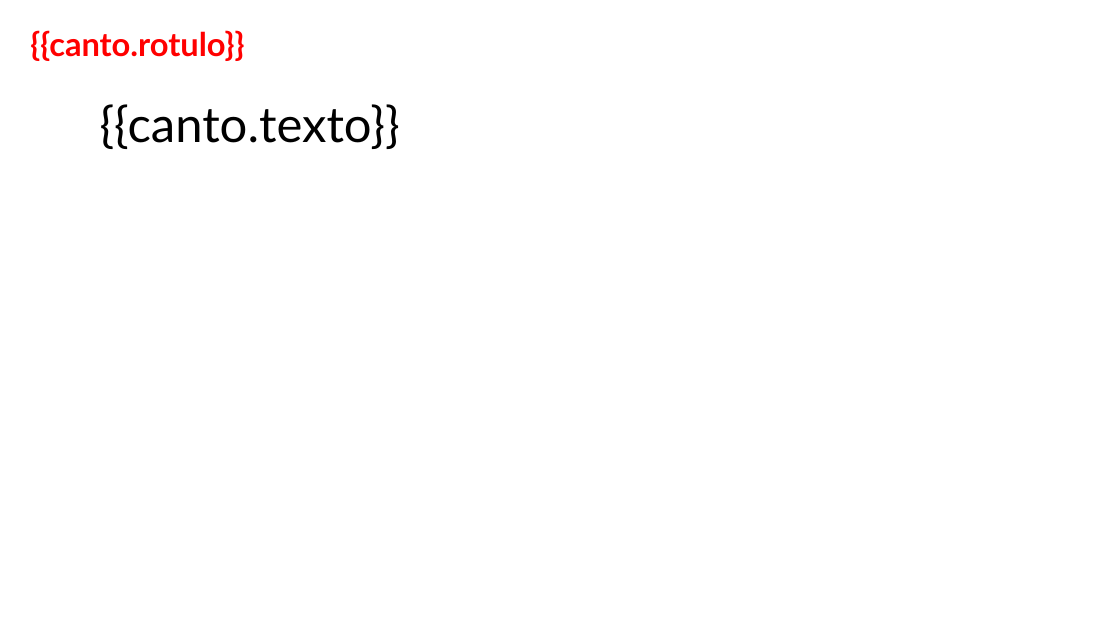
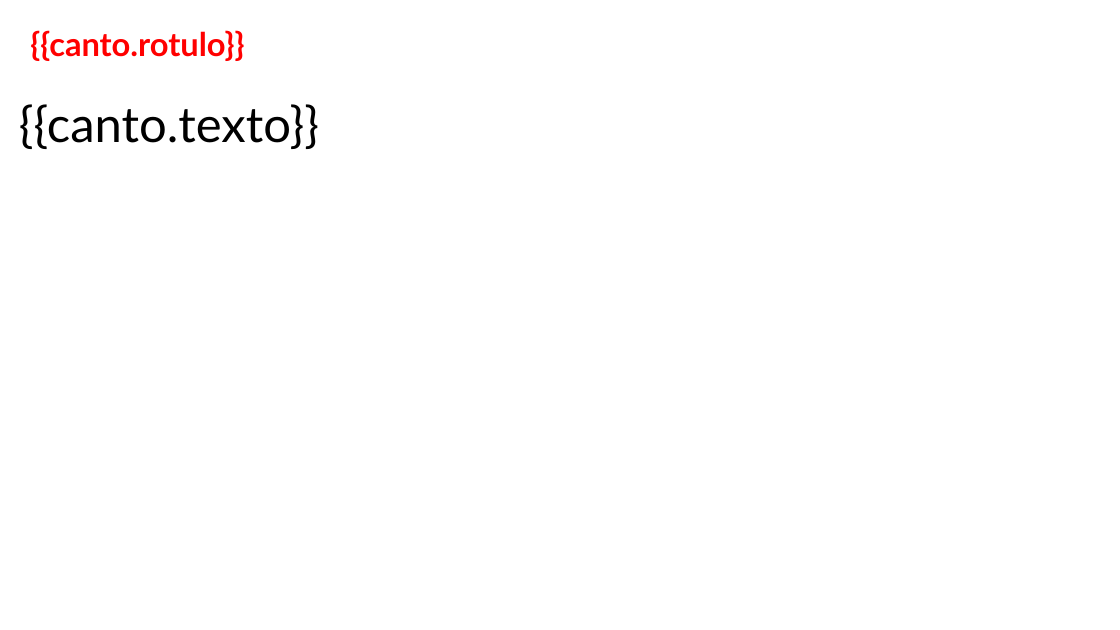
Before and after one commit to PHGodoyCosta/pallotti-slides, a slide deck: slide 59 of src/pallotti_slides/resources/template/mass_template.pptx. Drawn at 1120x630 pixels with LibreOffice and Linux fonts; fonts in the diff are those of the drawing. Boxes give left, top, right and bottom in pixels: in the first picture for what was removed or moved away, otherwise in the second. Text is boxed around its words. In the diff, an @@ line names an element or a change of style, - is before the commit and + after.

Commit message:
M3: ajustes do Pedro (Canto de Saída, refrão maior, caixas do corpo)
Aplica as ressalvas da aprovação do M3.

- SongMoment.RECESSIONAL.label passa a ser "Canto de Saída".
- Modelo: a caixa do corpo dos protótipos de ofertório, comunhão,
  pós-comunhão e saída fica com a largura dos outros cantos (11944080
  EMU). Em todos os protótipos, a caixa vai até 0,2" do pé do slide.
  O script de criação do modelo só altera o xfrm de caixas existentes.
- A exceção song_area sai: a área do canto volta a ser a própria caixa
  (MODELO_PPTX §2), e a calibração e o teste de referência continuam
  passando.
- Paginador: os refrões têm um tamanho próprio, comum a todos os
  refrões do canto. Assim um refrão curto sai maior que os versos (ex.:
  ofertório com versos de 44 pt e refrão de 54 pt), sem passar de
  max_font nem ficar abaixo de min_font.

Verificação: template inspect 62 slides e 0 erros; presentation e
integration 149 passed; pytest -m soffice 2 passed; ruff e mypy ok;
pytest completo com tudo passando. QA visual da full_9 feito.

```diff
--- a/src/pallotti_slides/resources/template/mass_template.pptx
+++ b/src/pallotti_slides/resources/template/mass_template.pptx
@@ text "{{canto.texto}}": place and size @@
-text "{{canto.texto}}" at <box>100,104,400,149</box>
+text "{{canto.texto}}" at <box>19,104,319,149</box>
```
Also in this commit, not shown: 8 other slides changed, 8 other files.
